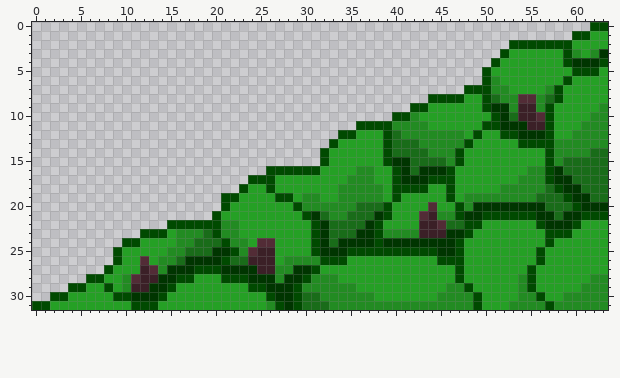
A pixel-art file gets an edit: Sprites (hojas)/Sprite60.ase. Above: the version before the commit.
64x32 pixels, 1 frame.
And afterwards:
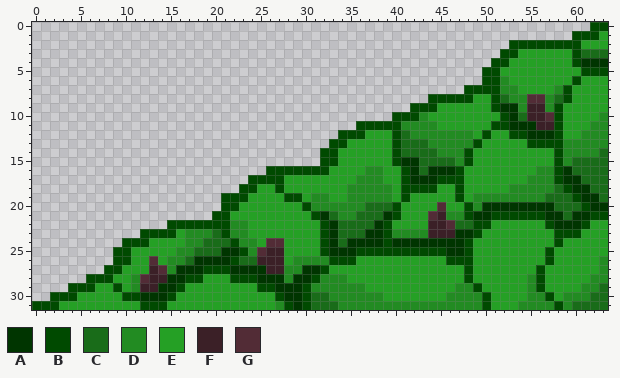
Palette (. is transparent): A #003500  B #004a00  C #196c19  D #228b22  E #25a025  F #3b2027  G #522c36
Difference:
Changed rows in their new state; - is an unchanged pixel.
first column x 2:
 1 ------------------------------------------------------------B-
 2 ----------------------------------------------------------B---
 3 ---------------------------------------------------B-----EBCCC
 4 --------------------------------------------------B------EB--A
 5 -------------------------------------------------B--------E--B
 6 -------------------------------------------------BD------EB---
 7 -------------------------------------------------B-D---EDB----
 8 ----------------------------------------------B-EBC-D-GDCB----
 9 ------------------------------------------B-----EB-AD-FDB----E
10 ----------------------------------------BD-------EBAC-FGB---E-
11 --------------------------------------B---D-----E-B--A-FB--E--
12 ----------------------------------B--EBC------DEB-E-B--AB-E---
13 --------------------------------B----EB--C----DB----E---B-----
14 -------------------------------B-----EB---C--DB--------EB---D-
15 -------------------------------B-----EB-A---CDB--------EBD----
16 ------------------------------B---E-D-EBAC--AB-------E-DBA----
17 -------------------------B-------E--D-EB--A--B------E--DB-A---
18 ----------------------B-EB------E----DE---B-EB----E----DCB-A--
19 ---------------------B---E-BE-D-E----DEB----EBE-------D--CB-A-
20 --------------------B------EB-----D--CB---EG-EBD-------A--CB--
21 -------------------B--------EBAC-D--CAB--EGF-DB-A-----B-AC-A--
22 -------------------B-D-------EBA---CAB---E-FG-C-B-----EB--AB--
23 -------------BE--DCB-D-------EBA--C-AB---D--F-AB-------E--B---
24 ----------B---E-D--CB-DE-G---EBAC---AB-------AB--------EB-----
25 --------B----E-D--C-ABDG-F---EB--A---------B-AB-------EB------
26 --------B-EGE-DC---AB-C--FE---D--B---------E--B-------EB-----D
27 -------B--EFGD--A--B---A-F-D-AB--------------EB------EB------D
28 ------B-EDG-F-A-B--E--B--AD-AB--D------------EB-----EDB-------
29 ----B-EBED-F-AB-------E-B--AB-----D---------E-DB----EDB------C
30 --B----E-B--AB----------EB-AB-C-----D------E---DB---E-DB----CC
31 B--------E--B-----------EDBAB--C---------------DB--E---DB-CCCC
